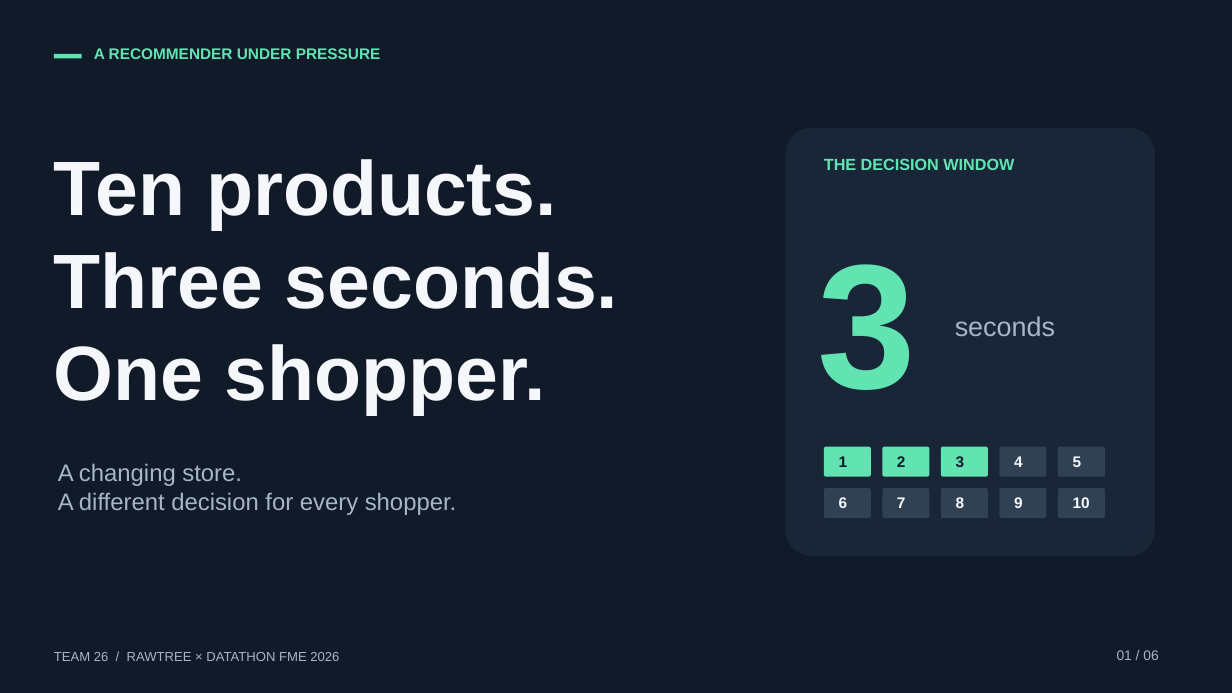
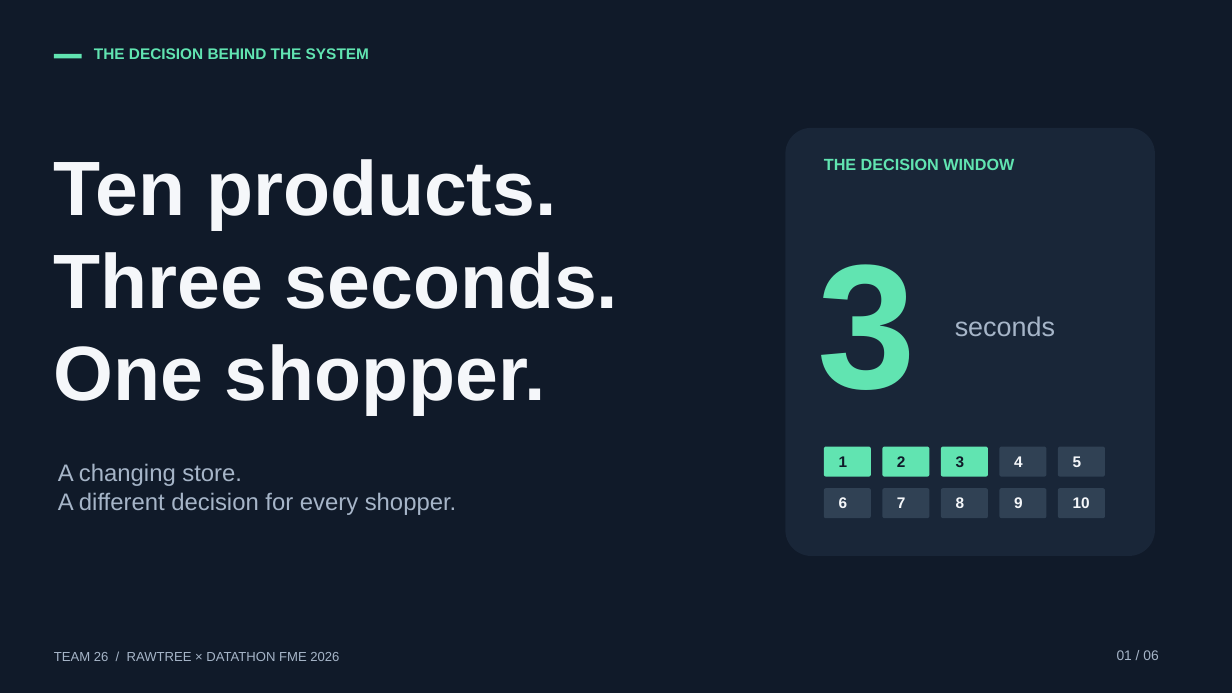
Before and after one commit to SalvaColl/datathon-fme, a slide deck: slide 1 of presentation/pitch_3min/Team26_3min.pptx. Drawn at 1232x693 pixels with LibreOffice and Linux fonts; fonts in the diff are those of the drawing. Boxes give left, top, right and bottom in pixels: in the first picture for what was removed or moved away, otherwise in the second. Text is boxed around its words. In the diff, an @@ line names an element or a change of style, - is before the commit and + after.

Commit message:
presentation: explain training decisions, agent workflow and evidence

```diff
--- a/presentation/pitch_3min/Team26_3min.pptx
+++ b/presentation/pitch_3min/Team26_3min.pptx
@@ text at (94,48,369,59): text changed @@
-A RECOMMENDER UNDER PRESSURE
+THE DECISION BEHIND THE SYSTEM
```
Also in this commit, not shown: 3 other slides changed, 2 slides added, 2 slides removed, 19 other files.
